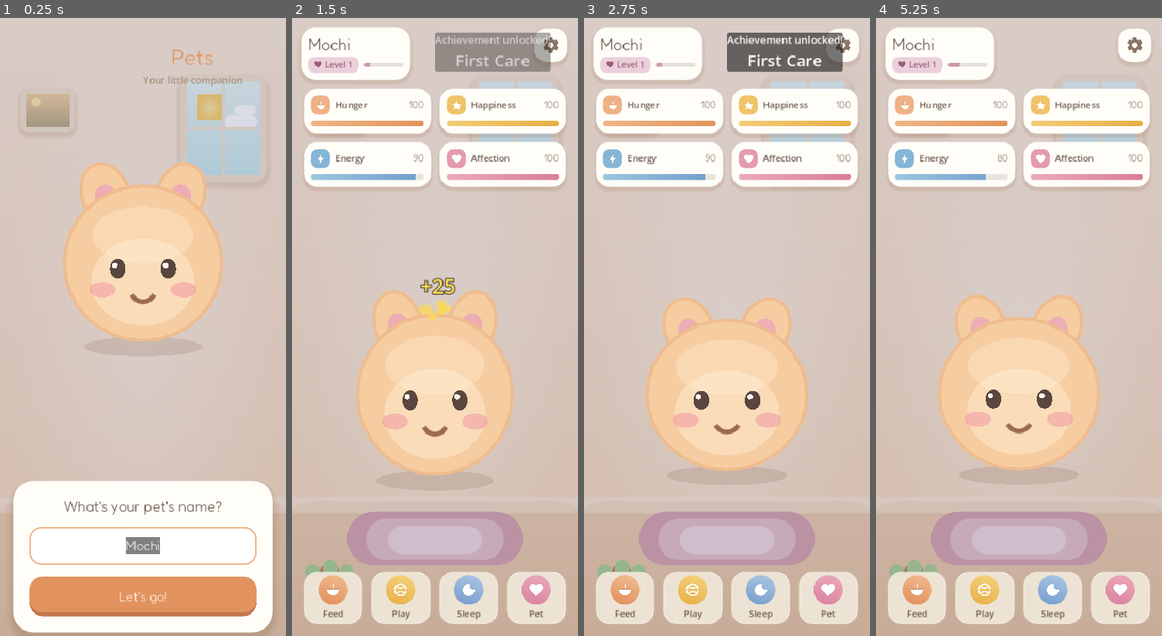
Above: before the commit, frames 1-4 (left to right).
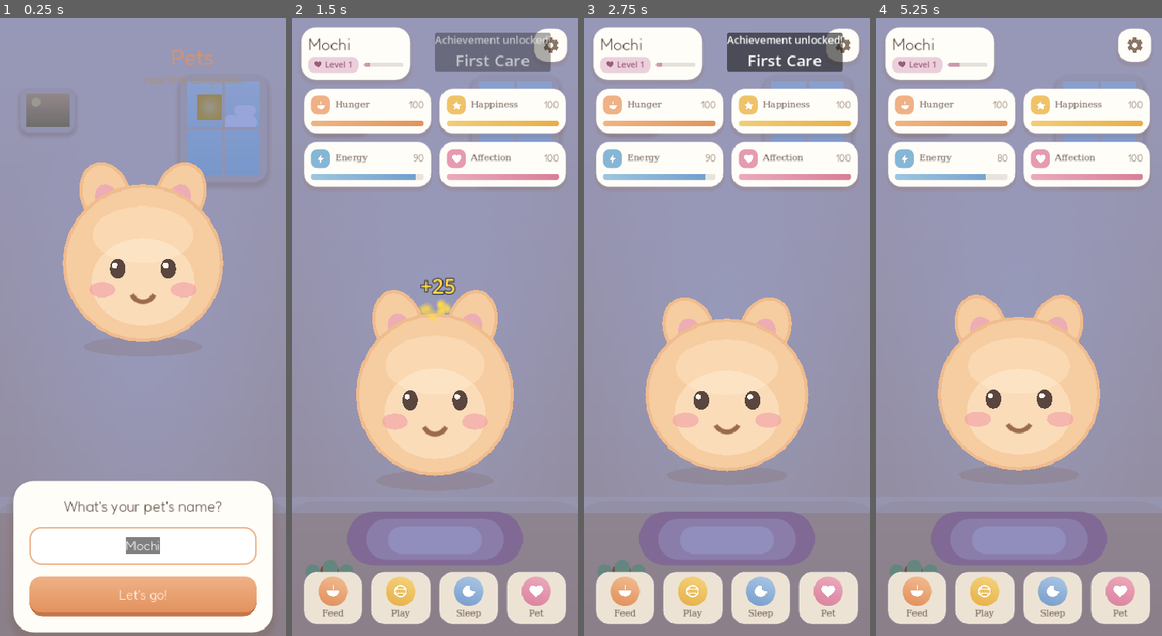
Above: after the commit, the same moments.

Repository: cvalera18/pets
Game: Godot game, scene res://scenes/main/Main.tscn
The game is run twice, just before and just after one commit, with the same random seed, the same clock (stepped at 60 frames per second) and the same inputs.
Inputs (mouse positions are in pixels of both pictures, inside the frame that each line leads up to):
- Up to frame 1 (0.25 s): no input
- Up to frame 2 (1.5 s): click "Let's go!" at 0.5 s; click (400, 598) at 1.25 s
- Up to frame 3 (2.75 s): drag from (727, 382) to (755, 191) at 2.02 s
- Up to frame 4 (5.25 s): drag from (961, 357) to (1004, 450) at 2.77 s; click (984, 598) at 3.5 s; move the mouse to (1047, 191) at 4.27 s; click (1047, 191) at 4.42 s; drag from (1004, 450) to (933, 234) at 5.02 s

The runs differ from the first frame. In frame 1, 67% of the frame differs, in the area x 0-100%, y 0-100%; in frame 2, 65%; in frame 3, 65%; in frame 4, 66%.

Commit message:
feat(redesign): multiply day/night tint + CTA gradient + design font weights
Three more design-source fidelity fixes, all in code:
- Day/night tint now blends with a CanvasItemMaterial BLEND_MODE_MUL (the design's
  mix-blend-mode:multiply) using conservative TINT_DUSK_MUL/TINT_NIGHT_MUL colors,
  so dusk/night deepen the room (warm/cool cast) instead of a flat alpha wash.
  Verified at forced night: room darkens cleanly, sprite + cards stay readable.
- Onboarding 'Vamos' CTA gets a vertical ACCENT->ACCENT_DEEP gradient via a
  rounded-rect shader overlay, keeping the chunky bottom lip.
- Fonts.gd adds Fredoka 700 (display_xl) + Quicksand 600 (body_strong); applied to
  the 'Pets' wordmark and the stat/action labels to match the design's weights.

Co-Authored-By: Claude Opus 4.8 <noreply@anthropic.com>

Diff:
--- a/autoloads/Fonts.gd
+++ b/autoloads/Fonts.gd
@@ -8,8 +8,10 @@
 ## editor import step (matters for headless / first-run).
 extends Node
 
-var display: Font
-var body: Font
+var display: Font       # Fredoka 600 — titles, pet name, numbers
+var display_xl: Font    # Fredoka 700 — hero wordmark / screen titles
+var body: Font          # Quicksand 500 — body, captions (global fallback)
+var body_strong: Font   # Quicksand 600 — labels, buttons (design weight)
 
 
 func _ready() -> void:
@@ -17,7 +19,9 @@
 	var quicksand := _load("res://assets/fonts/Quicksand.ttf")
 
 	display = _weight(fredoka, 600)
+	display_xl = _weight(fredoka, 700)
 	body = _weight(quicksand, 500)
+	body_strong = _weight(quicksand, 600)
 
 	if body != null:
 		ThemeDB.fallback_font = body
--- a/scenes/effects/CozyRoom.gd
+++ b/scenes/effects/CozyRoom.gd
@@ -101,11 +101,16 @@
 	_leaf(Vector2(52, h - 100), Vector2(20, 42), 22.0)
 
 	# ── Time-of-day tint (added last so it's on top) ──
+	# Multiply blend so dusk/night deepen the scene like the design's
+	# mix-blend-mode:multiply, rather than washing it out with a flat overlay.
 	_tint = ColorRect.new()
-	_tint.color = Color(0, 0, 0, 0)
+	_tint.color = Color(1, 1, 1, 1)   # white = identity under multiply (daytime)
 	_tint.position = Vector2.ZERO
 	_tint.size = size
 	_tint.mouse_filter = Control.MOUSE_FILTER_IGNORE
+	var tmat := CanvasItemMaterial.new()
+	tmat.blend_mode = CanvasItemMaterial.BLEND_MODE_MUL
+	_tint.material = tmat
 	add_child(_tint)
 
 
@@ -182,8 +187,8 @@
 		return
 	var hour: int = Time.get_time_dict_from_system().get("hour", 12)
 	if hour < 5 or hour >= 20:
-		_tint.color = P.TINT_NIGHT
+		_tint.color = P.TINT_NIGHT_MUL
 	elif hour >= 17:
-		_tint.color = P.TINT_DUSK
+		_tint.color = P.TINT_DUSK_MUL
 	else:
-		_tint.color = Color(0, 0, 0, 0)
+		_tint.color = Color(1, 1, 1, 1)
--- a/scenes/hud/HUD.gd
+++ b/scenes/hud/HUD.gd
@@ -505,6 +505,8 @@
 
 	var lbl := Label.new()
 	lbl.text = tr(label_key)
+	if Fonts.body_strong != null:
+		lbl.add_theme_font_override("font", Fonts.body_strong)
 	lbl.add_theme_font_size_override("font_size", 12)
 	lbl.add_theme_color_override("font_color", PAL.TEXT_BODY)
 	lbl.size_flags_horizontal = Control.SIZE_EXPAND_FILL
@@ -594,6 +596,8 @@
 
 	var lbl := Label.new()
 	lbl.horizontal_alignment = HORIZONTAL_ALIGNMENT_CENTER
+	if Fonts.body_strong != null:
+		lbl.add_theme_font_override("font", Fonts.body_strong)
 	lbl.add_theme_font_size_override("font_size", 12)
 	lbl.add_theme_color_override("font_color", PAL.TEXT_BODY)
 	lbl.mouse_filter = Control.MOUSE_FILTER_IGNORE
--- a/scenes/ui/Onboarding.gd
+++ b/scenes/ui/Onboarding.gd
@@ -9,6 +9,27 @@
 const MOCHI := preload("res://scenes/pet/Mochi.gd")
 const MAX_NAME_LENGTH: int = 16
 const DEFAULT_NAME: String = "Mochi"
+
+# Vertical rounded gradient for the CTA (design's 170° peach linear-gradient).
+const CTA_GRAD_SHADER := """
+shader_type canvas_item;
+render_mode blend_mix;
+uniform vec4 col_a : source_color = vec4(1.0);
+uniform vec4 col_b : source_color = vec4(1.0);
+uniform vec2 rect_size = vec2(100.0, 50.0);
+uniform float radius = 16.0;
+void fragment() {
+	vec2 p = UV * rect_size - rect_size * 0.5;
+	vec2 b = rect_size * 0.5 - vec2(radius);
+	vec2 q = abs(p) - b;
+	float d = length(max(q, vec2(0.0))) + min(max(q.x, q.y), 0.0) - radius;
+	float cov = clamp(0.5 - d, 0.0, 1.0);
+	if (cov <= 0.0) {
+		discard;
+	}
+	COLOR = vec4(mix(col_a.rgb, col_b.rgb, clamp(UV.y, 0.0, 1.0)), cov);
+}
+"""
 
 var _name_input: LineEdit
 
@@ -35,8 +56,8 @@
 	var title := Label.new()
 	title.text = "Pets"
 	title.horizontal_alignment = HORIZONTAL_ALIGNMENT_CENTER
-	if Fonts.display != null:
-		title.add_theme_font_override("font", Fonts.display)
+	if Fonts.display_xl != null:
+		title.add_theme_font_override("font", Fonts.display_xl)
 	title.add_theme_font_size_override("font_size", 30)
 	title.add_theme_color_override("font_color", P.ACCENT_DEEP)
 	box.add_child(title)
@@ -104,14 +125,7 @@
 	v.add_child(_name_input)
 
 	var go := Button.new()
-	go.text = tr("ONBOARDING_CONFIRM")
 	go.custom_minimum_size = Vector2(0, 54)
-	if Fonts.display != null:
-		go.add_theme_font_override("font", Fonts.display)
-	go.add_theme_font_size_override("font_size", 18)
-	go.add_theme_color_override("font_color", P.ON_ACCENT)
-	go.add_theme_color_override("font_hover_color", P.ON_ACCENT)
-	go.add_theme_color_override("font_pressed_color", P.ON_ACCENT)
 	var gsb := StyleBoxFlat.new()
 	gsb.bg_color = P.ACCENT_DEEP
 	gsb.set_corner_radius_all(18)
@@ -119,15 +133,44 @@
 	gsb.border_width_bottom = 5  # chunky "0 6px 0" feel
 	gsb.border_color = Color("c4764a")
 	go.add_theme_stylebox_override("normal", gsb)
-	var gh: StyleBoxFlat = gsb.duplicate()
-	gh.bg_color = P.ACCENT_DEEP.lightened(0.05)
-	go.add_theme_stylebox_override("hover", gh)
+	go.add_theme_stylebox_override("hover", gsb)
 	var gp: StyleBoxFlat = gsb.duplicate()
 	gp.bg_color = P.ACCENT_DEEP.darkened(0.05)
 	gp.border_width_bottom = 1
 	go.add_theme_stylebox_override("pressed", gp)
 	go.pressed.connect(_on_confirm)
 	v.add_child(go)
+
+	# Vertical peach gradient sheen over the flat accent, inset 5px so the lip shows.
+	var grad := ColorRect.new()
+	grad.color = Color.WHITE
+	grad.set_anchors_preset(Control.PRESET_FULL_RECT)
+	grad.offset_bottom = -5.0
+	grad.mouse_filter = Control.MOUSE_FILTER_IGNORE
+	var gshader := Shader.new()
+	gshader.code = CTA_GRAD_SHADER
+	var gmat := ShaderMaterial.new()
+	gmat.shader = gshader
+	gmat.set_shader_parameter("col_a", P.ACCENT)
+	gmat.set_shader_parameter("col_b", P.ACCENT_DEEP)
+	gmat.set_shader_parameter("rect_size", Vector2(100, 49))
+	gmat.set_shader_parameter("radius", 16.0)
+	grad.material = gmat
+	grad.resized.connect(func() -> void: gmat.set_shader_parameter("rect_size", grad.size))
+	go.add_child(grad)
+
+	var go_lbl := Label.new()
+	go_lbl.text = tr("ONBOARDING_CONFIRM")
+	go_lbl.set_anchors_preset(Control.PRESET_FULL_RECT)
+	go_lbl.offset_bottom = -5.0
+	go_lbl.horizontal_alignment = HORIZONTAL_ALIGNMENT_CENTER
+	go_lbl.vertical_alignment = VERTICAL_ALIGNMENT_CENTER
+	go_lbl.mouse_filter = Control.MOUSE_FILTER_IGNORE
+	if Fonts.display != null:
+		go_lbl.add_theme_font_override("font", Fonts.display)
+	go_lbl.add_theme_font_size_override("font_size", 18)
+	go_lbl.add_theme_color_override("font_color", P.ON_ACCENT)
+	go.add_child(go_lbl)
 
 	_name_input.grab_focus()
 	_name_input.select_all()
--- a/theme/Palette.gd
+++ b/theme/Palette.gd
@@ -72,6 +72,12 @@
 const LEAF_A       := Color("a9ce92")
 const LEAF_B       := Color("7fa86c")
 
-# ─── Time-of-day tint overlays (alpha baked in) ───────────────────────────────
+# ─── Time-of-day tint overlays ────────────────────────────────────────────────
+# Multiply-blend tints (design uses mix-blend-mode:multiply): the room is
+# multiplied by these, so values near white = subtle, lower = deeper. Day = white
+# (identity). Tuned conservatively so night deepens without going muddy.
+const TINT_DUSK_MUL  := Color(1.0, 0.88, 0.78)
+const TINT_NIGHT_MUL := Color(0.60, 0.65, 0.86)
+# Legacy alpha-blend tints (kept for reference; superseded by the *_MUL above).
 const TINT_DUSK  := Color(0.96, 0.66, 0.45, 0.12)
 const TINT_NIGHT := Color(0.30, 0.32, 0.52, 0.20)
